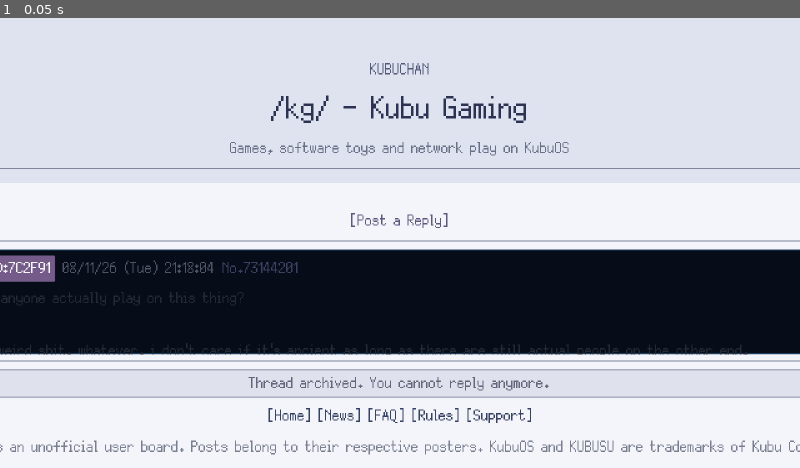
Above: before the commit, frame 1.
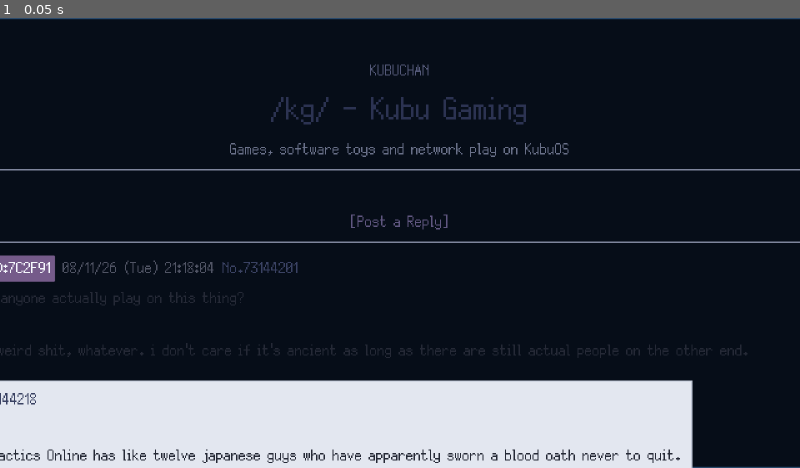
Above: after the commit, the same moment.

Repository: GYU-GAZE/NULL-NETWORK
Game: Godot game, scene res://apps/browser/sites/kubuchan/kubuchan.tscn
The game is run twice, just before and just after one commit, with the same random seed, the same clock (stepped at 60 frames per second) and the same inputs. This scene is started directly instead of the project's main scene. The engine's default icon, where the game draws it, is replaced by a stand-in: a white triangle on a blue panel in a dark square.
Inputs:
- Up to frame 1 (0.05 s): no input

The runs differ from the first frame. In frame 1, 63% of the frame differs, in the area x 0-100%, y 0-100%.

Commit message:
Fix Kubuchan page scrolling

Diff:
--- a/apps/browser/sites/kubuchan/kubuchan.tscn
+++ b/apps/browser/sites/kubuchan/kubuchan.tscn
@@ -52,30 +52,37 @@
 mouse_filter = 2
 color = Color(0.839216, 0.858824, 0.913725, 0.68)
 
-[node name="Margin" type="MarginContainer" parent="PageRoot"]
+[node name="PageScroll" type="ScrollContainer" parent="PageRoot"]
+unique_name_in_owner = true
+clip_contents = true
 layout_mode = 1
 anchors_preset = 15
 anchor_right = 1.0
 anchor_bottom = 1.0
 grow_horizontal = 2
 grow_vertical = 2
-mouse_filter = 2
+mouse_filter = 0
+horizontal_scroll_mode = 0
+vertical_scroll_mode = 1
+
+[node name="Margin" type="MarginContainer" parent="PageRoot/PageScroll"]
+layout_mode = 2
+size_flags_horizontal = 3
 theme_override_constants/margin_left = 8
 theme_override_constants/margin_top = 6
 theme_override_constants/margin_right = 8
 theme_override_constants/margin_bottom = 6
 
-[node name="RootVBox" type="VBoxContainer" parent="PageRoot/Margin"]
-layout_mode = 2
-size_flags_horizontal = 3
-size_flags_vertical = 3
+[node name="RootVBox" type="VBoxContainer" parent="PageRoot/PageScroll/Margin"]
+layout_mode = 2
+size_flags_horizontal = 3
 theme_override_constants/separation = 4
 
-[node name="TopNavRow" type="HBoxContainer" parent="PageRoot/Margin/RootVBox"]
-layout_mode = 2
-mouse_filter = 2
-
-[node name="BoardListLabel" type="Label" parent="PageRoot/Margin/RootVBox/TopNavRow"]
+[node name="TopNavRow" type="HBoxContainer" parent="PageRoot/PageScroll/Margin/RootVBox"]
+layout_mode = 2
+mouse_filter = 2
+
+[node name="BoardListLabel" type="Label" parent="PageRoot/PageScroll/Margin/RootVBox/TopNavRow"]
 layout_mode = 2
 size_flags_horizontal = 3
 mouse_filter = 2
@@ -83,28 +90,28 @@
 text = "[ dev / hw / kg / net / os / soft / tech / wall ]"
 clip_text = true
 
-[node name="UtilityLabel" type="Label" parent="PageRoot/Margin/RootVBox/TopNavRow"]
+[node name="UtilityLabel" type="Label" parent="PageRoot/PageScroll/Margin/RootVBox/TopNavRow"]
 layout_mode = 2
 mouse_filter = 2
 theme_override_colors/font_color = Color(0.211765, 0.254902, 0.411765, 1)
 text = "[Settings] [Home]"
 horizontal_alignment = 2
 
-[node name="BrandBlock" type="VBoxContainer" parent="PageRoot/Margin/RootVBox"]
+[node name="BrandBlock" type="VBoxContainer" parent="PageRoot/PageScroll/Margin/RootVBox"]
 unique_name_in_owner = true
 layout_mode = 2
 mouse_filter = 2
 theme_override_constants/separation = 0
 alignment = 1
 
-[node name="SiteTitle" type="Label" parent="PageRoot/Margin/RootVBox/BrandBlock"]
+[node name="SiteTitle" type="Label" parent="PageRoot/PageScroll/Margin/RootVBox/BrandBlock"]
 layout_mode = 2
 mouse_filter = 2
 theme_override_colors/font_color = Color(0.329412, 0.34902, 0.47451, 1)
 text = "KUBUCHAN"
 horizontal_alignment = 1
 
-[node name="BoardTitleLabel" type="Label" parent="PageRoot/Margin/RootVBox/BrandBlock"]
+[node name="BoardTitleLabel" type="Label" parent="PageRoot/PageScroll/Margin/RootVBox/BrandBlock"]
 unique_name_in_owner = true
 layout_mode = 2
 mouse_filter = 2
@@ -113,7 +120,7 @@
 text = "/kg/ - Kubu Gaming"
 horizontal_alignment = 1
 
-[node name="BoardTaglineLabel" type="Label" parent="PageRoot/Margin/RootVBox/BrandBlock"]
+[node name="BoardTaglineLabel" type="Label" parent="PageRoot/PageScroll/Margin/RootVBox/BrandBlock"]
 unique_name_in_owner = true
 layout_mode = 2
 mouse_filter = 2
@@ -121,34 +128,34 @@
 text = "Games, software toys and network play on KubuOS"
 horizontal_alignment = 1
 
-[node name="HeaderSeparator" type="HSeparator" parent="PageRoot/Margin/RootVBox"]
+[node name="HeaderSeparator" type="HSeparator" parent="PageRoot/PageScroll/Margin/RootVBox"]
 layout_mode = 2
 mouse_filter = 2
 theme_override_styles/separator = SubResource("SeparatorLine")
 
-[node name="ThreadTools" type="HBoxContainer" parent="PageRoot/Margin/RootVBox"]
-layout_mode = 2
-mouse_filter = 2
-
-[node name="ThreadToolsLeft" type="Label" parent="PageRoot/Margin/RootVBox/ThreadTools"]
+[node name="ThreadTools" type="HBoxContainer" parent="PageRoot/PageScroll/Margin/RootVBox"]
+layout_mode = 2
+mouse_filter = 2
+
+[node name="ThreadToolsLeft" type="Label" parent="PageRoot/PageScroll/Margin/RootVBox/ThreadTools"]
 layout_mode = 2
 mouse_filter = 2
 theme_override_colors/font_color = Color(0.211765, 0.254902, 0.411765, 1)
 text = "[Return] [Catalog]"
 
-[node name="ThreadToolsSpacer" type="Control" parent="PageRoot/Margin/RootVBox/ThreadTools"]
-layout_mode = 2
-size_flags_horizontal = 3
-mouse_filter = 2
-
-[node name="ThreadToolsRight" type="Label" parent="PageRoot/Margin/RootVBox/ThreadTools"]
+[node name="ThreadToolsSpacer" type="Control" parent="PageRoot/PageScroll/Margin/RootVBox/ThreadTools"]
+layout_mode = 2
+size_flags_horizontal = 3
+mouse_filter = 2
+
+[node name="ThreadToolsRight" type="Label" parent="PageRoot/PageScroll/Margin/RootVBox/ThreadTools"]
 layout_mode = 2
 mouse_filter = 2
 theme_override_colors/font_color = Color(0.211765, 0.254902, 0.411765, 1)
 text = "[Bottom] [Refresh]"
 horizontal_alignment = 2
 
-[node name="PostReplyLabel" type="Label" parent="PageRoot/Margin/RootVBox"]
+[node name="PostReplyLabel" type="Label" parent="PageRoot/PageScroll/Margin/RootVBox"]
 unique_name_in_owner = true
 layout_mode = 2
 mouse_filter = 2
@@ -156,37 +163,28 @@
 text = "[Post a Reply]"
 horizontal_alignment = 1
 
-[node name="ThreadSeparator" type="HSeparator" parent="PageRoot/Margin/RootVBox"]
+[node name="ThreadSeparator" type="HSeparator" parent="PageRoot/PageScroll/Margin/RootVBox"]
 layout_mode = 2
 mouse_filter = 2
 theme_override_styles/separator = SubResource("SeparatorLine")
 
-[node name="ThreadScroll" type="ScrollContainer" parent="PageRoot/Margin/RootVBox"]
-unique_name_in_owner = true
-clip_contents = true
-layout_mode = 2
-size_flags_horizontal = 3
-size_flags_vertical = 3
-horizontal_scroll_mode = 0
-vertical_scroll_mode = 1
-
-[node name="ThreadVBox" type="VBoxContainer" parent="PageRoot/Margin/RootVBox/ThreadScroll"]
+[node name="ThreadVBox" type="VBoxContainer" parent="PageRoot/PageScroll/Margin/RootVBox"]
 unique_name_in_owner = true
 layout_mode = 2
 size_flags_horizontal = 3
 theme_override_constants/separation = 5
 
-[node name="BottomSeparator" type="HSeparator" parent="PageRoot/Margin/RootVBox"]
+[node name="BottomSeparator" type="HSeparator" parent="PageRoot/PageScroll/Margin/RootVBox"]
 layout_mode = 2
 mouse_filter = 2
 theme_override_styles/separator = SubResource("SeparatorLine")
 
-[node name="ArchivedNotice" type="PanelContainer" parent="PageRoot/Margin/RootVBox"]
+[node name="ArchivedNotice" type="PanelContainer" parent="PageRoot/PageScroll/Margin/RootVBox"]
 layout_mode = 2
 mouse_filter = 2
 theme_override_styles/panel = SubResource("ArchivePanel")
 
-[node name="ArchivedNoticeLabel" type="Label" parent="PageRoot/Margin/RootVBox/ArchivedNotice"]
+[node name="ArchivedNoticeLabel" type="Label" parent="PageRoot/PageScroll/Margin/RootVBox/ArchivedNotice"]
 unique_name_in_owner = true
 layout_mode = 2
 mouse_filter = 2
@@ -194,14 +192,14 @@
 text = "KUBUCHAN // read-only thread view"
 horizontal_alignment = 1
 
-[node name="FooterNav" type="Label" parent="PageRoot/Margin/RootVBox"]
+[node name="FooterNav" type="Label" parent="PageRoot/PageScroll/Margin/RootVBox"]
 layout_mode = 2
 mouse_filter = 2
 theme_override_colors/font_color = Color(0.211765, 0.254902, 0.411765, 1)
 text = "[Home] [News] [FAQ] [Rules] [Support]"
 horizontal_alignment = 1
 
-[node name="FooterLegal" type="Label" parent="PageRoot/Margin/RootVBox"]
+[node name="FooterLegal" type="Label" parent="PageRoot/PageScroll/Margin/RootVBox"]
 layout_mode = 2
 mouse_filter = 2
 theme_override_colors/font_color = Color(0.478431, 0.494118, 0.572549, 1)
